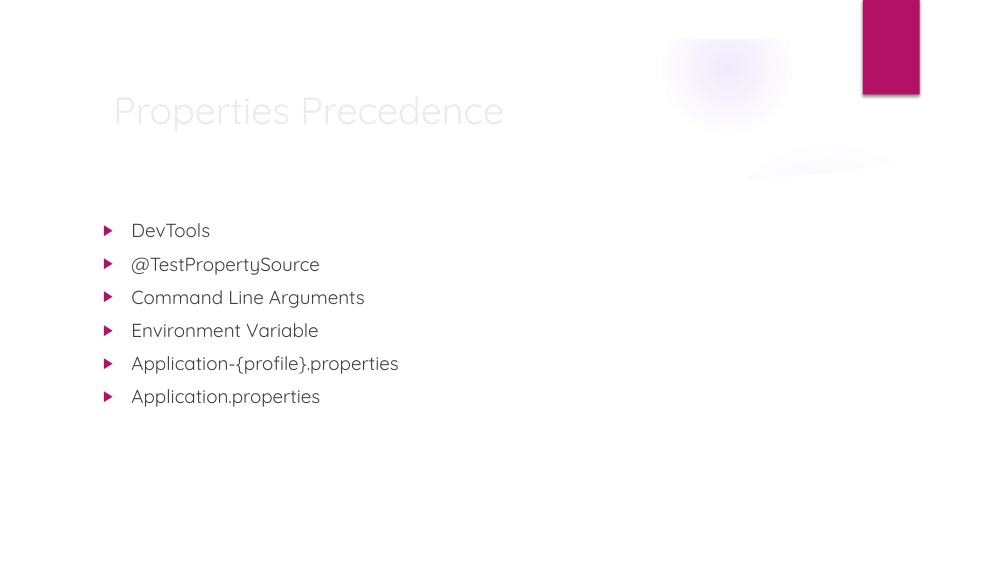
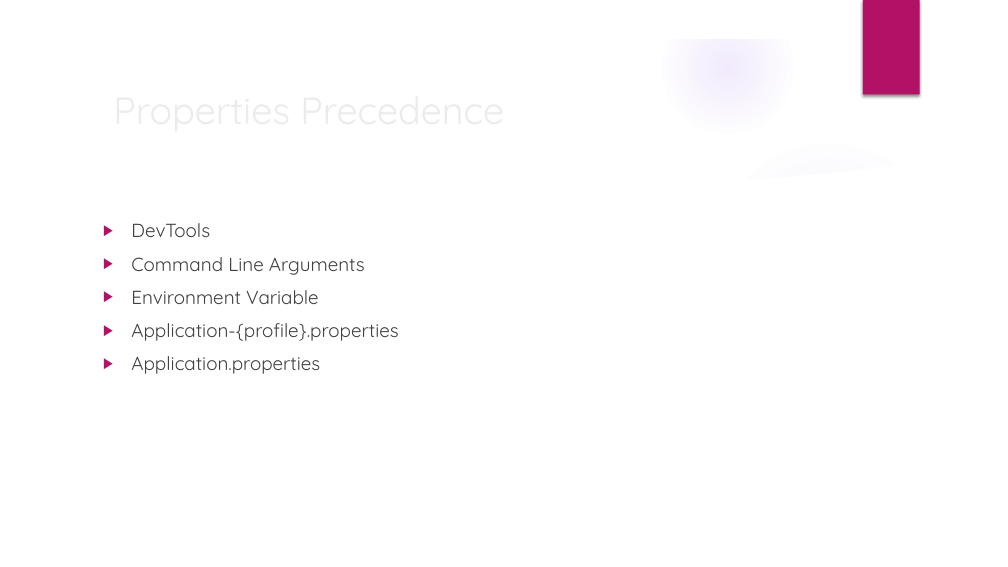
Before and after one commit to jigglypuffff/BankingApplication, a slide deck: slide 7 of Spring Properties.pptx (slide 3 before the commit). Drawn at 1008x567 pixels with LibreOffice and Linux fonts; fonts in the diff are those of the drawing; background and template pictures are left out. Boxes give left, top, right and bottom in pixels: in the first picture for what was removed or moved away, otherwise in the second. Text is boxed around its words. In the diff, an @@ line names an element or a change of style, - is before the commit and + after.

Commit message:
spring properties ppt

```diff
--- a/Spring Properties.pptx
+++ b/Spring Properties.pptx
@@ text at (131,257,320,275): paragraph removed @@
-▶ @TestPropertySource
```
Also in this commit, not shown: 1 other slide changed, 4 slides added.
